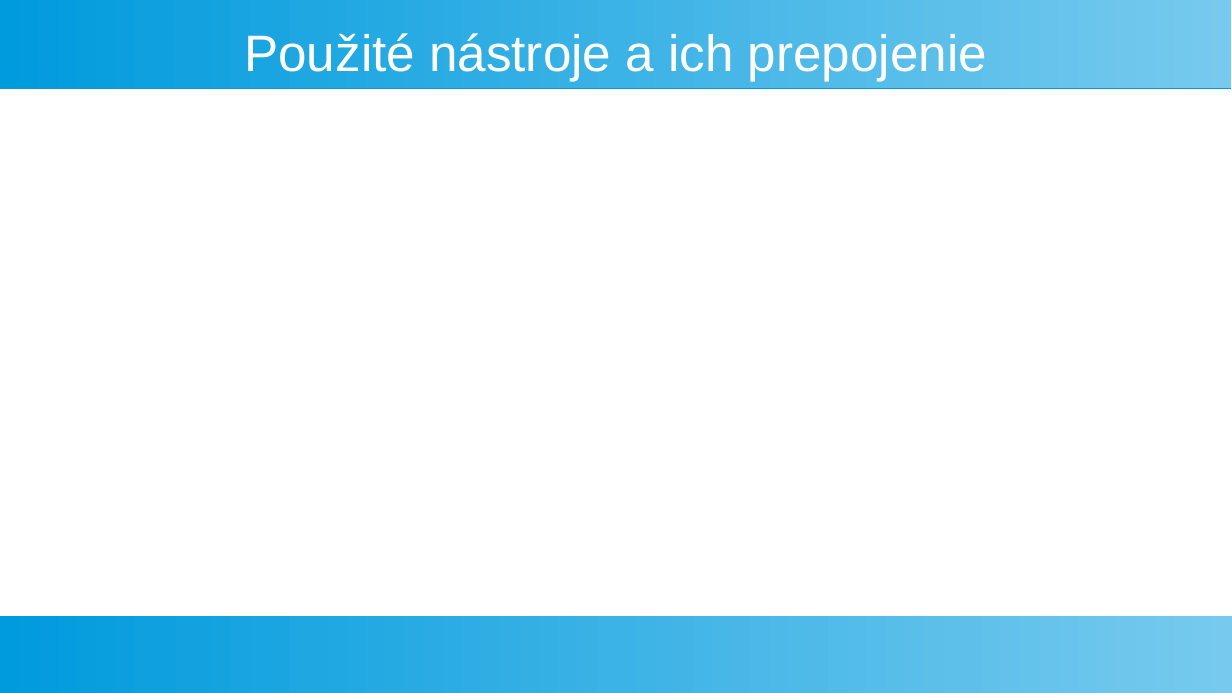
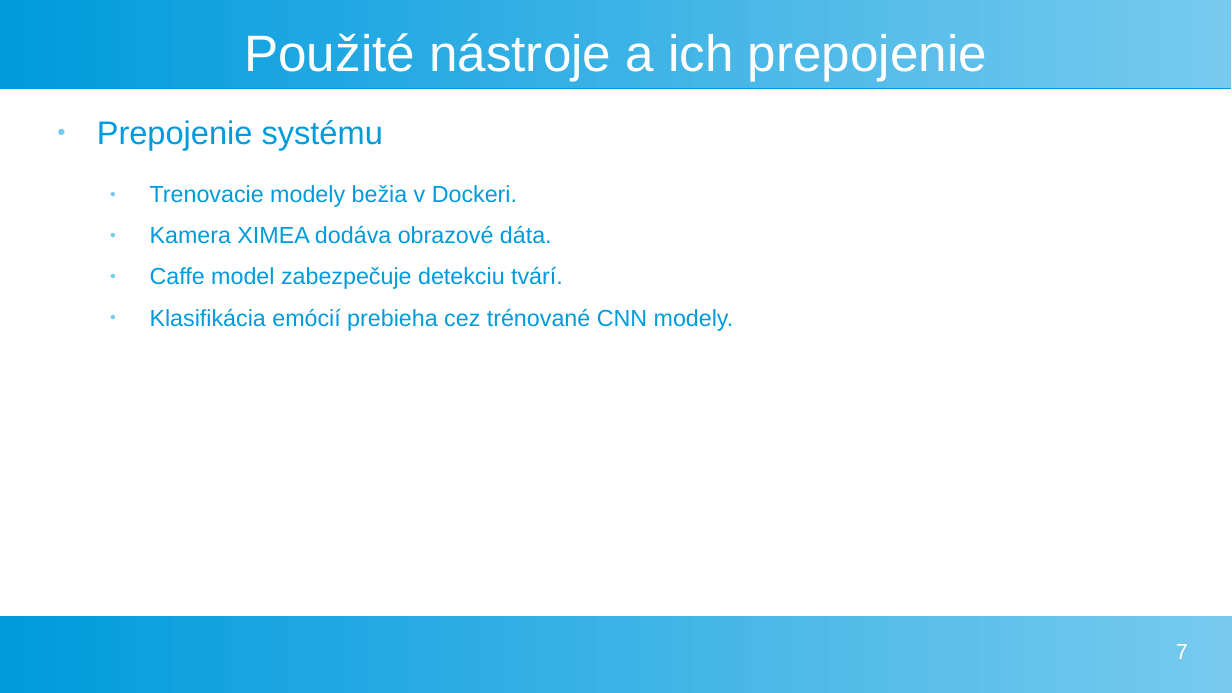
Before and after one commit to KocurMaros/master_thesis_practical, a slide deck: slide 7 of presentation.odp (slide 5 before the commit). Drawn at 1232x693 pixels with LibreOffice and Linux fonts; fonts in the diff are those of the drawing. Boxes give left, top, right and bottom in pixels: in the first picture for what was removed or moved away, otherwise in the second. Text is boxed around its words. In the diff, an @@ line names an element or a change of style, - is before the commit and + after.

```diff
--- a/presentation.odp
+++ b/presentation.odp
@@ text added at [97,120,734,331], 15 pt, text #009BDD @@
+● Prepojenie systému
+  ● Trenovacie modely bežia v Dockeri.
+  ● Kamera XIMEA dodáva obrazové dáta.
+  ● Caffe model zabezpečuje detekciu tvárí.
+  ● Klasifikácia emócií prebieha cez trénované CNN modely.
@@ page number added at [1176,644,1188,659], 14 pt, text #FFFFFF @@
+7
```
Also in this commit, not shown: 6 other slides changed, 4 slides added, 1 slide removed, 4 other files.
